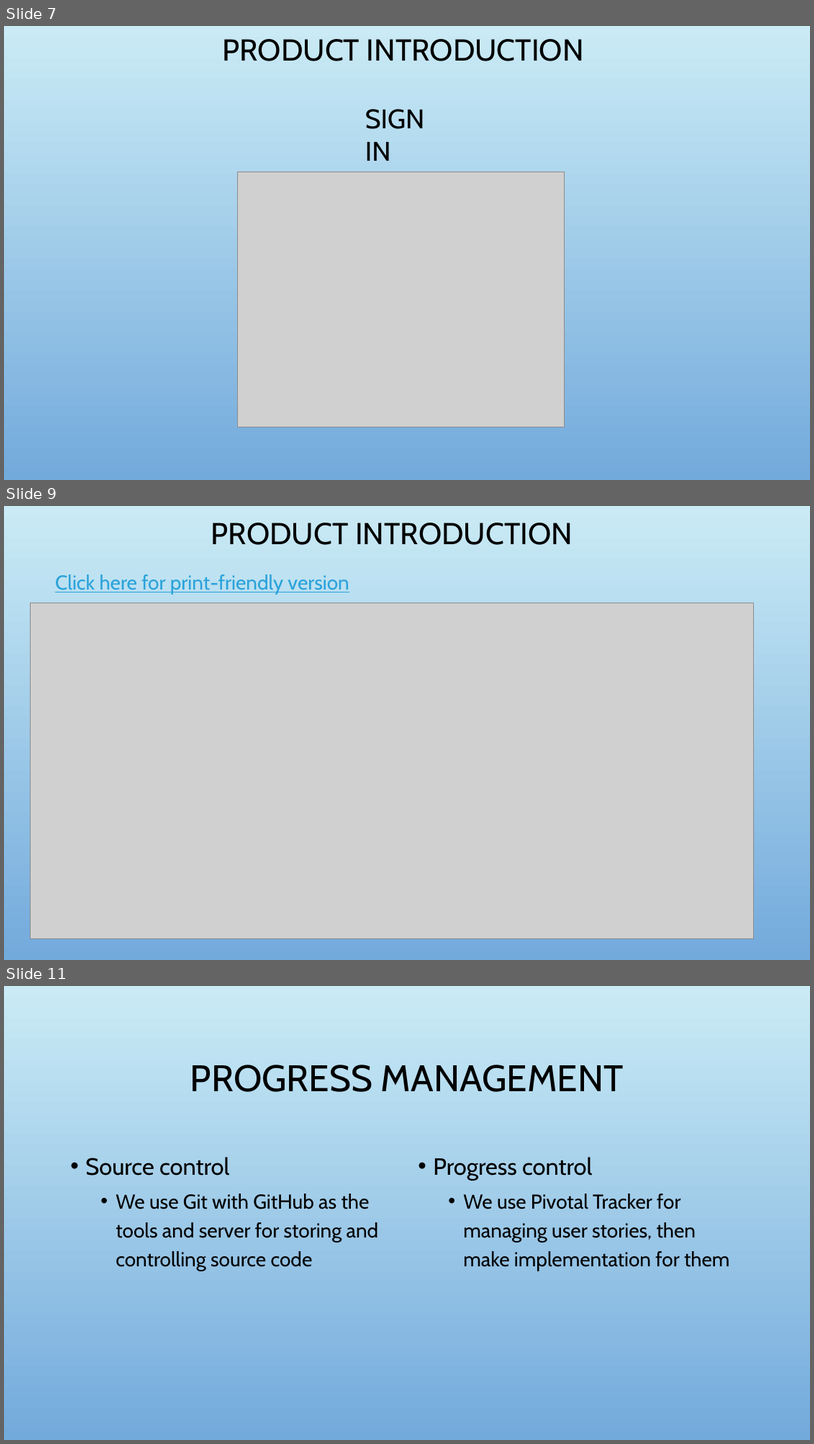
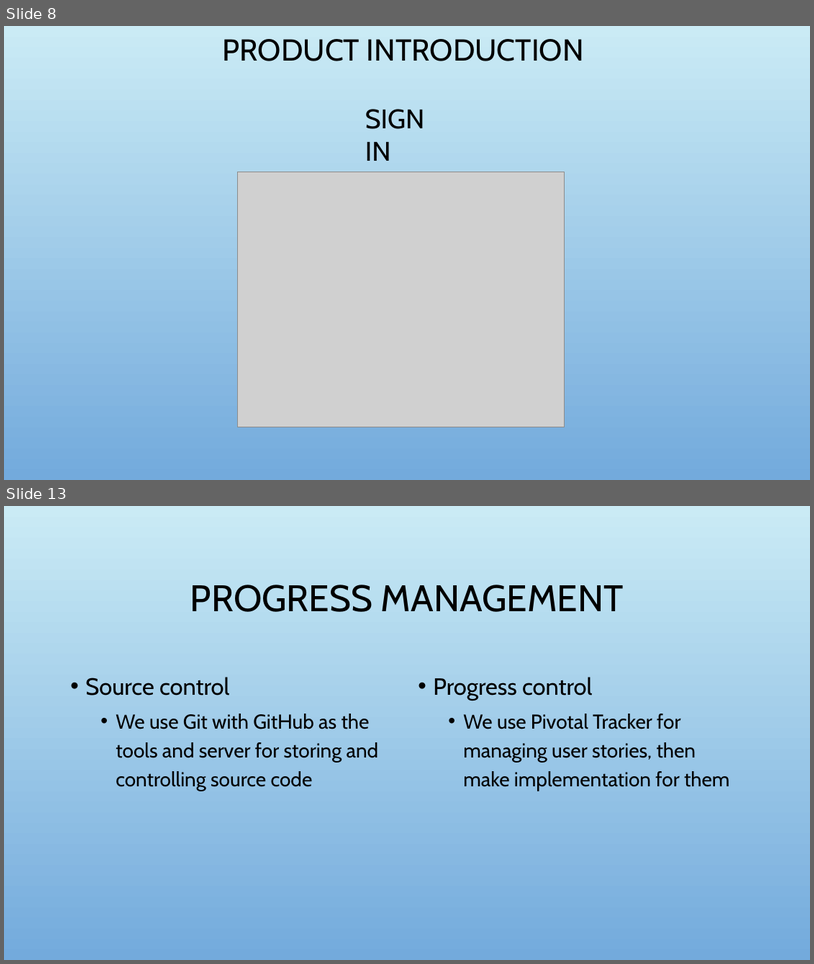
Before and after one commit to nhunght57/EnglishStudy_Web, a slide deck: report/Project Report.pptx. Shown one above the other, each under a label of ours: slides 7, 9 and 11 before the commit, slides 8 and 13 after it; the slides between them are not shown. The pictures are 814x1444 and 814x964 pixels, drawn with LibreOffice and Linux fonts; fonts in the diff are those of the drawing; grey boxes stand for pictures; background and template pictures are left out. Boxes give left, top, right and bottom in pixels: in the first picture for what was removed or moved away, otherwise in the second. Text is boxed around its words. In the diff, an @@ line names an element or a change of style, - is before the commit and + after.

```diff
--- a/report/Project Report.pptx
+++ b/report/Project Report.pptx
@@ slide 9 removed at (4,506,810,960), background picture (left out) @@
@@ title removed at (211,523,573,545) @@
-PRODUCT INTRODUCTION
@@ text removed at (55,574,349,594) @@
-Click here for print-friendly version
@@ picture removed at (31,602,754,938) @@
@@ what was slide 7 is now slide 8 @@
@@ what was slide 11 is now slide 13 @@
```
Also in this commit, not shown: 6 slides changed, 22 slides added, 1 other slide removed.
